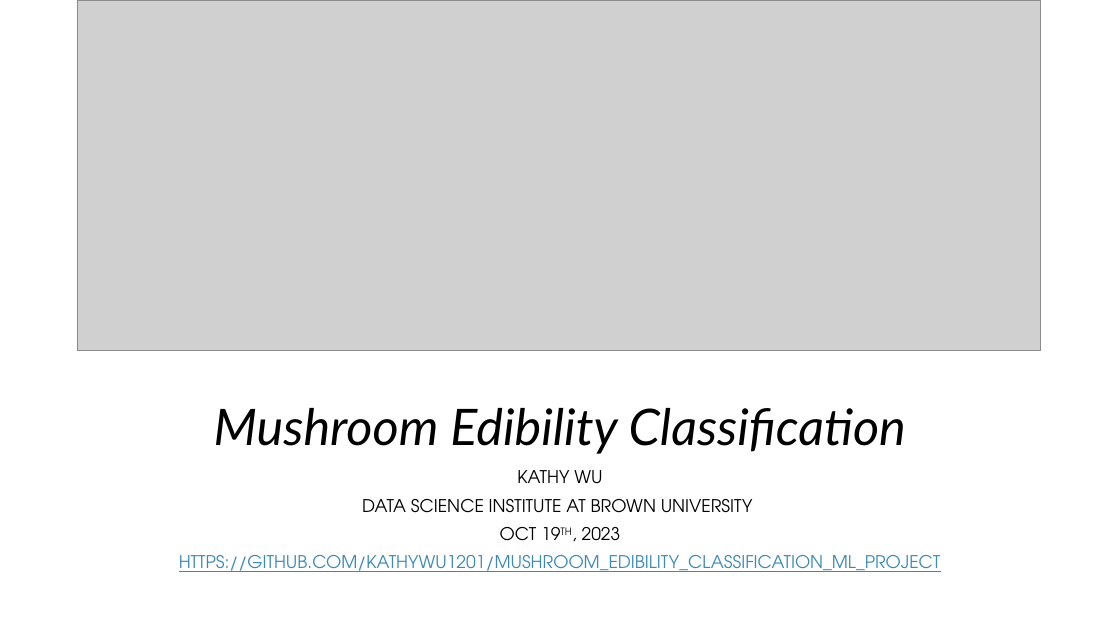
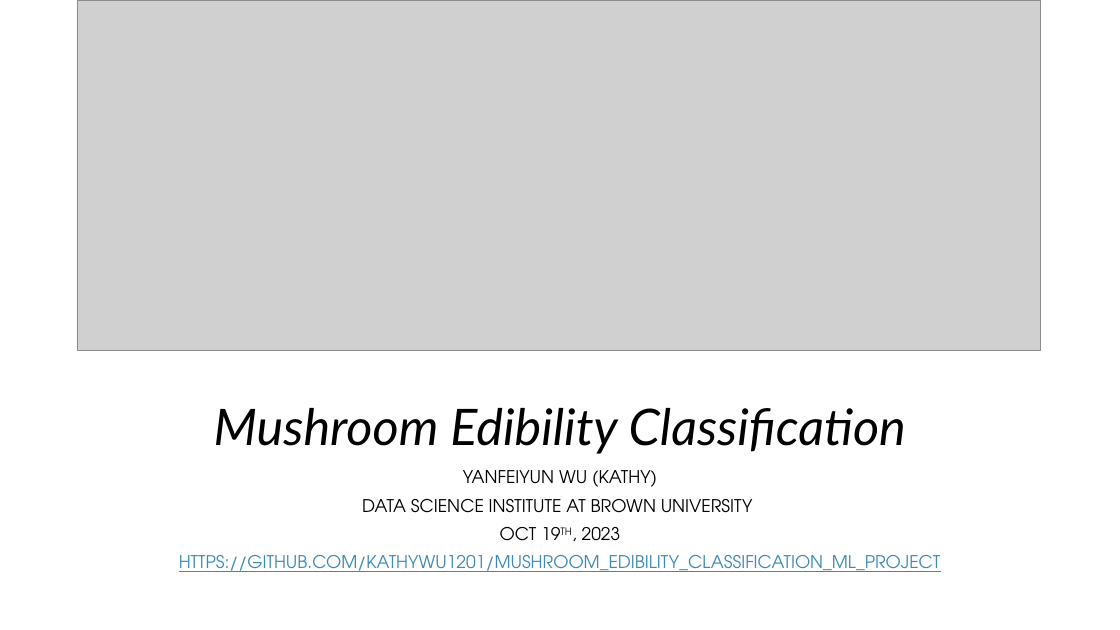
Before and after one commit to kathywu1201/Mushroom_Edibility_Classification_ML_Project, a slide deck: slide 1 of midterm_presentation.pptx. Drawn at 1120x630 pixels with LibreOffice and Linux fonts; fonts in the diff are those of the drawing; grey boxes stand for pictures. Boxes give left, top, right and bottom in pixels: in the first picture for what was removed or moved away, otherwise in the second. Text is boxed around its words. In the diff, an @@ line names an element or a change of style, - is before the commit and + after.

```diff
--- a/midterm_presentation.pptx
+++ b/midterm_presentation.pptx
@@ subtitle at bbox=[463, 470, 657, 487]: text changed @@
-KATHY WU
+YANFEIYUN WU (KATHY)
```
Also in this commit, not shown: 9 other slides changed, 1 slide added, 1 slide removed, 7 other files.
